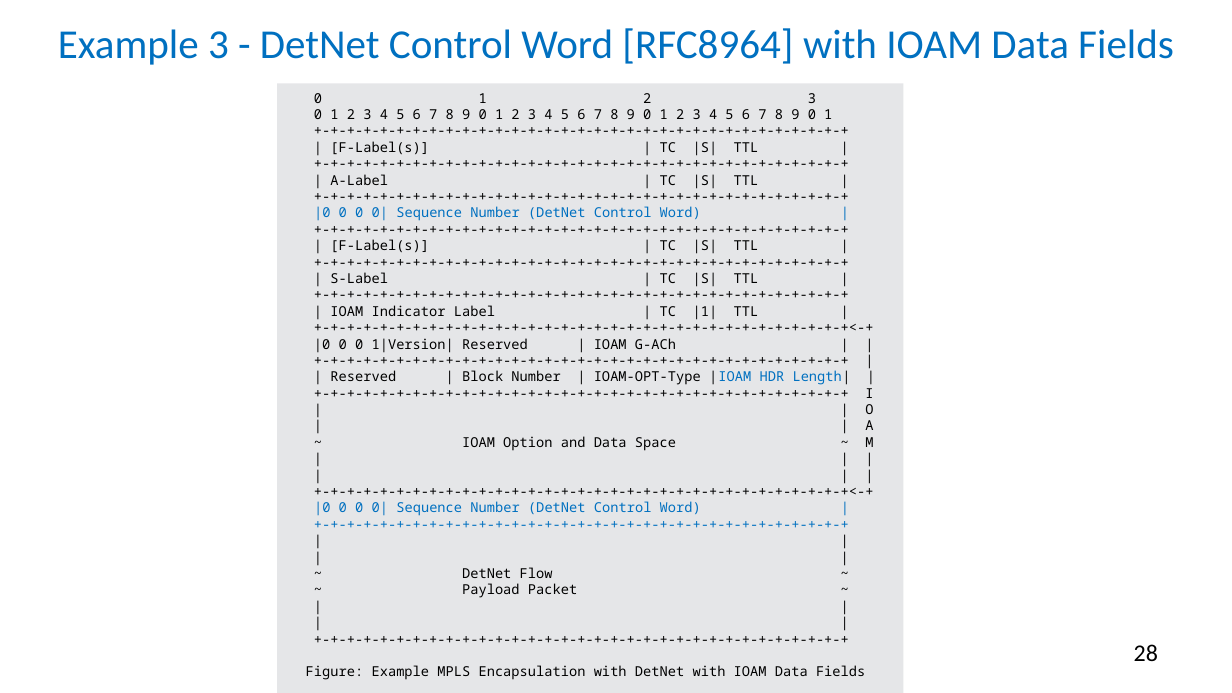
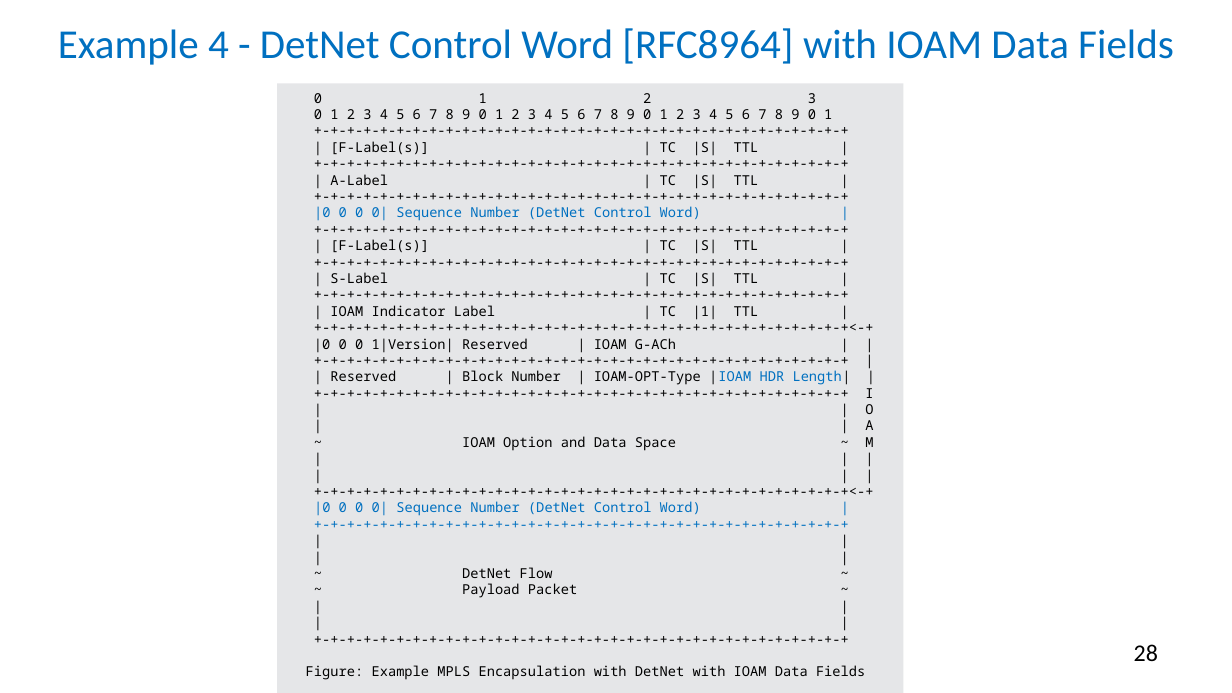
Before and after one commit to rakgandhi/ietf-slides, a slide deck: slide 28 of draft-gandhi-mpls-ioam-sr-06.pptx. Drawn at 1232x693 pixels with LibreOffice and Linux fonts; fonts in the diff are those of the drawing. Boxes give left, top, right and bottom in pixels: in the first picture for what was removed or moved away, otherwise in the second. Text is boxed around its words. In the diff, an @@ line names an element or a change of style, - is before the commit and + after.

```diff
--- a/draft-gandhi-mpls-ioam-sr-06.pptx
+++ b/draft-gandhi-mpls-ioam-sr-06.pptx
@@ title at (58,28,1174,65): text changed @@
-Example 3 - DetNet Control Word [RFC8964] with IOAM Data Fields
+Example 4 - DetNet Control Word [RFC8964] with IOAM Data Fields
```
Also in this commit, not shown: 4 other slides changed, 1 slide removed, 1 other file.
